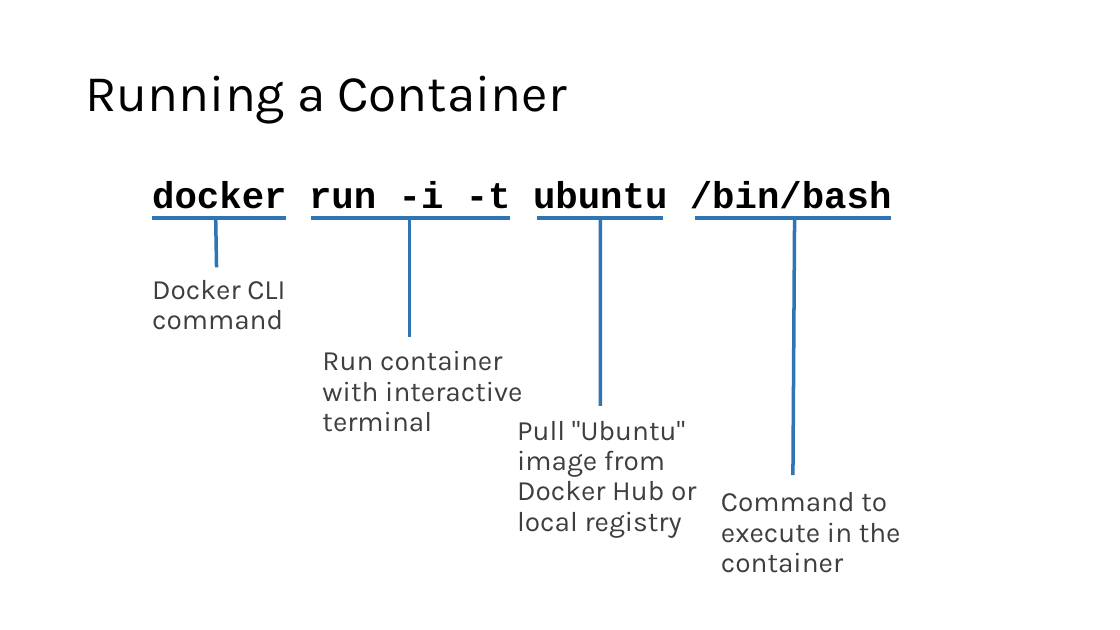
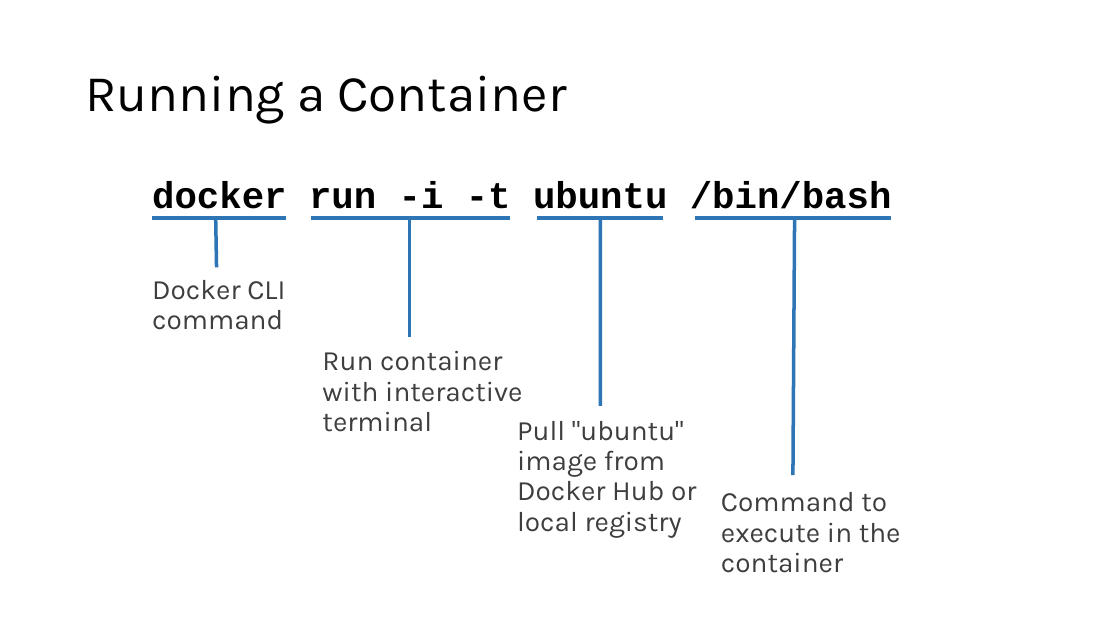
Before and after one commit to microsoft/AcademicContent, a slide deck: slide 12 of Workshop/6. HPC/HPC and Azure Container Service.pptx. Drawn at 1120x630 pixels with LibreOffice and Linux fonts; fonts in the diff are those of the drawing. Boxes give left, top, right and bottom in pixels: in the first picture for what was removed or moved away, otherwise in the second. Text is boxed around its words. In the diff, an @@ line names an element or a change of style, - is before the commit and + after.

Commit message:
Corrected typo in ACS slide

```diff
--- a/Workshop/6. HPC/HPC and Azure Container Service.pptx
+++ b/Workshop/6. HPC/HPC and Azure Container Service.pptx
@@ text at (517, 421, 696, 537): text changed @@
-Pull "Ubuntu" image from Docker Hub or local registry
+Pull "ubuntu" image from Docker Hub or local registry
```
